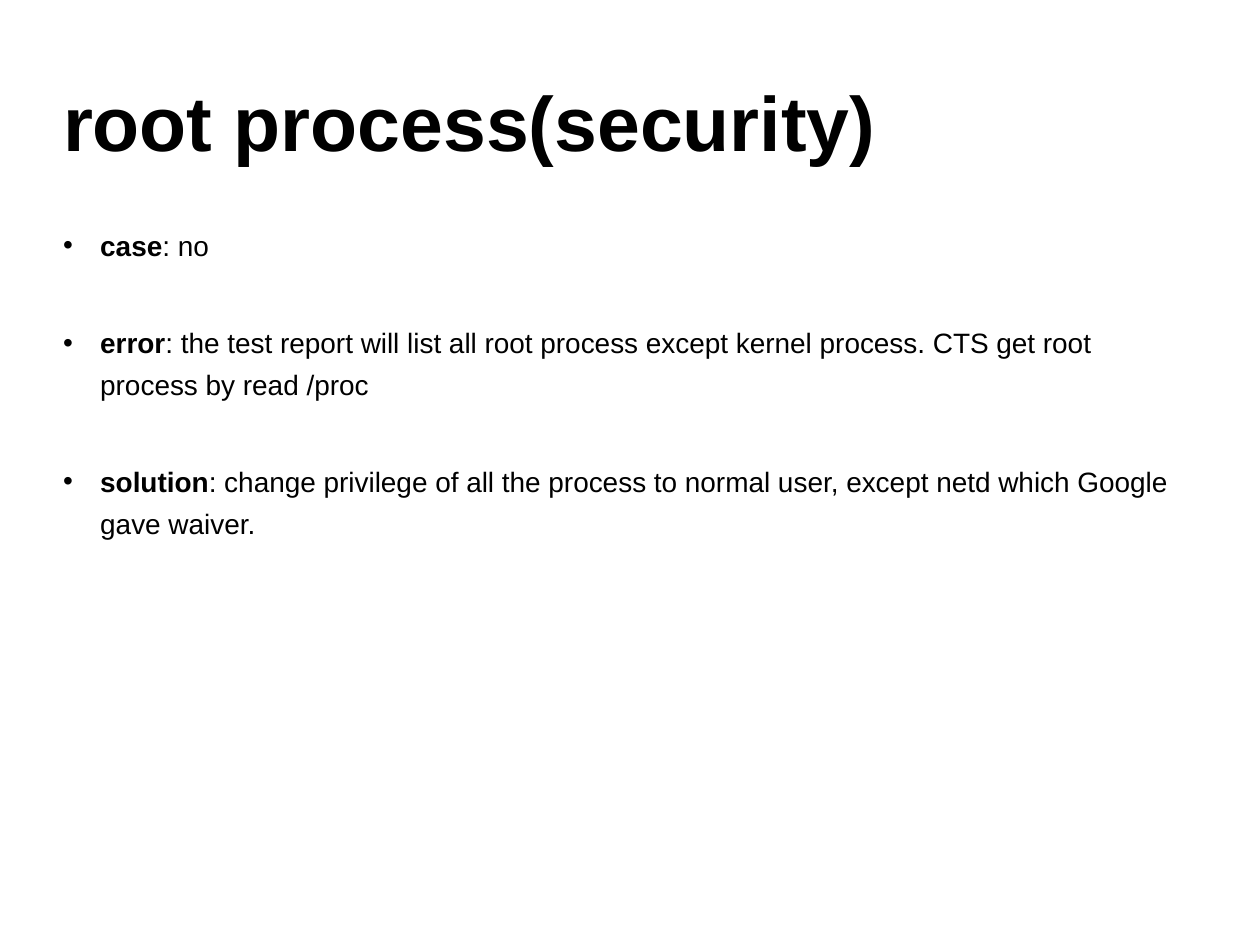
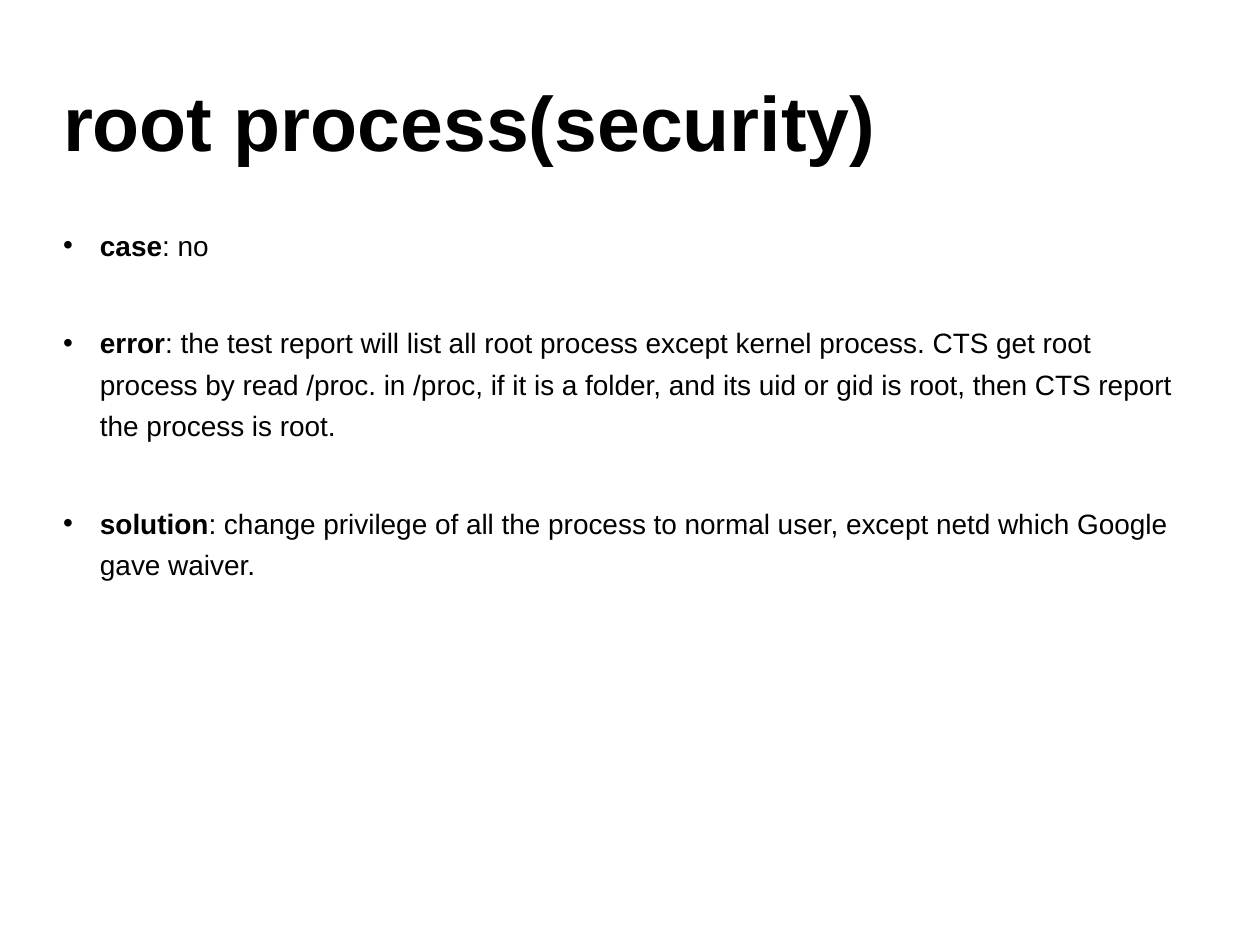
Before and after one commit to widerules/system-information, a slide deck: slide 26 of cts/CTS-training.ppt. Drawn at 1260x945 pixels with LibreOffice and Linux fonts; fonts in the diff are those of the drawing; background and template pictures are left out. Boxes give left, top, right and bottom in pixels: in the first picture for what was removed or moved away, otherwise in the second. Text is boxed around its words. In the diff, an @@ line names an element or a change of style, - is before the commit and + after.

```diff
--- a/cts/CTS-training.ppt
+++ b/cts/CTS-training.ppt
@@ text at bbox=[100, 241, 1167, 580]: indent changed @@
@@ text at bbox=[100, 332, 1171, 442]: text changed @@
-• error: the test report will list all root process except kernel process. CTS get root process by read /proc
+• error: the test report will list all root process except kernel process. CTS get root process by read /proc. in /proc, if it is a folder, and its uid or gid is root, then CTS report the process is root.
```
Also in this commit, not shown: 35 other slides changed, 13 other files.
